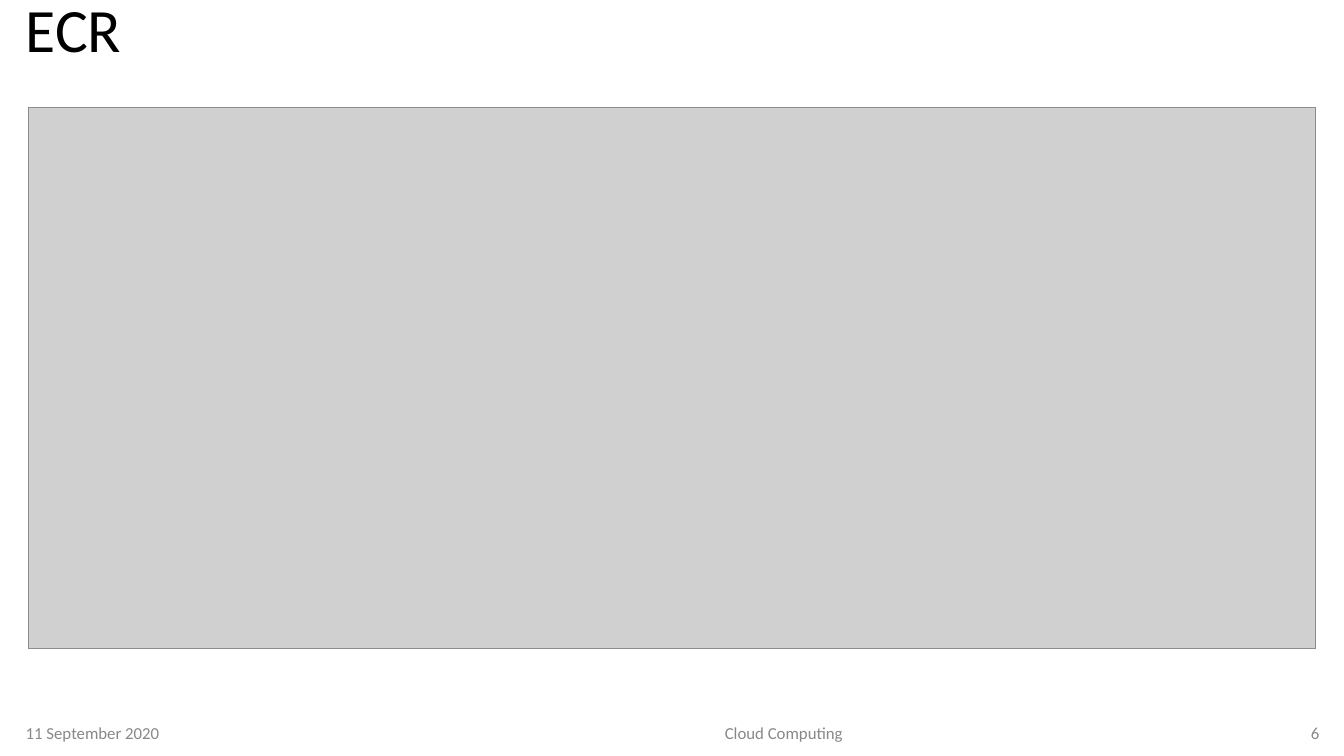
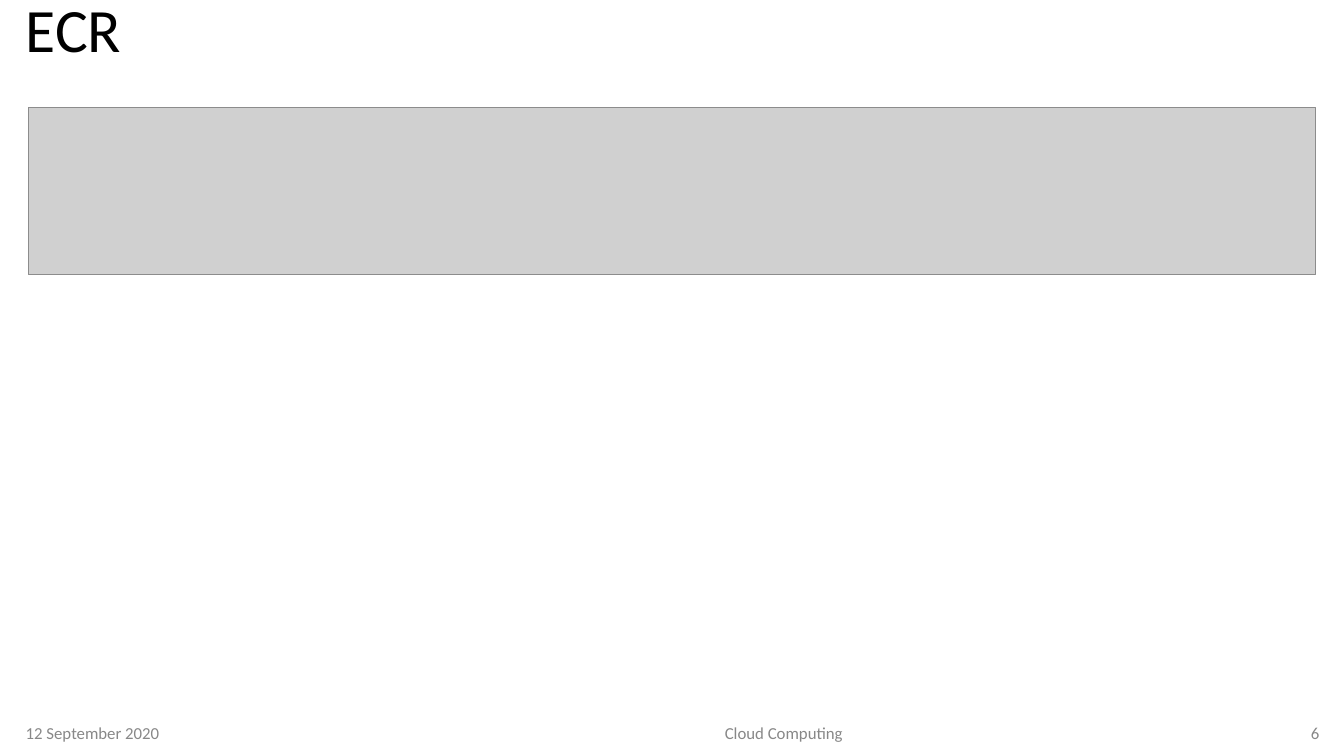
Before and after one commit to atingupta2005/Docker-Kubernetes-AWS-LnT-Aug-2020, a slide deck: slide 6 of Training Material/AWS/8-AWS ECS and ECR.pptx. Drawn at 1344x756 pixels with LibreOffice and Linux fonts; fonts in the diff are those of the drawing; grey boxes stand for pictures. Boxes give left, top, right and bottom in pixels: in the first picture for what was removed or moved away, otherwise in the second. Text is boxed around its words. In the diff, an @@ line names an element or a change of style, - is before the commit and + after.

```diff
--- a/Training Material/AWS/8-AWS ECS and ECR.pptx
+++ b/Training Material/AWS/8-AWS ECS and ECR.pptx
@@ picture: place and size @@
-picture at <box>28,108,1317,649</box>
+picture at <box>28,108,1317,275</box>
@@ text at <box>26,727,159,742</box>: text changed @@
-11 September 2020
+12 September 2020
```
Also in this commit, not shown: 5 other slides changed, 1 other file.
